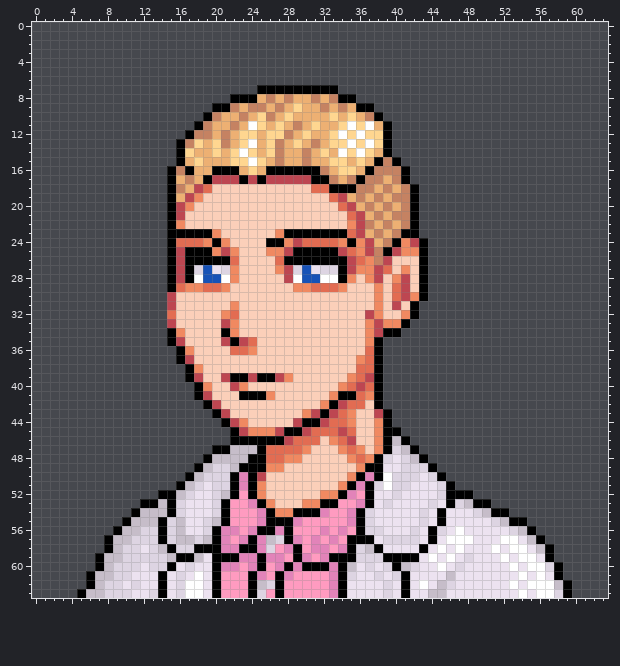
A pixel-art sprite gets an edit: graphics/field_mugshots/people/thomas/normal.png. The picture above was drawn from the file before the commit.
The file is 64x64 pixels.
Once edited:
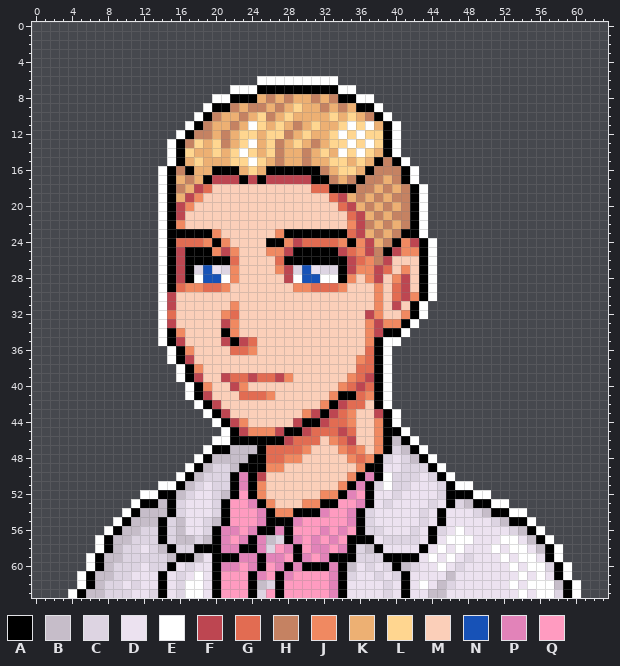
Palette (. is transparent): A #000000  B #c6bdc9  C #ddd4e2  D #ece2f0  E #ffffff  F #bd4651  G #e26c52  H #c58262  J #f08961  K #edb073  L #ffd690  M #fbcfb9  N #1752b7  P #e283b9  Q #ff9bc0
Change:
Changed rows in their new state; - is an unchanged pixel.
first column x 4:
 6 ---------------------EEEEEEEEE---------------------------
 7 ------------------EEE---------EE-------------------------
 8 ----------------EE--------------EE-----------------------
 9 ---------------E------------------E----------------------
10 --------------E--------------------E---------------------
11 -------------E----------------------E--------------------
12 ------------E-----------------------E--------------------
13 -----------E------------------------E--------------------
14 -----------E------------------------E--------------------
15 -----------E-------------------------E-------------------
16 ----------E---------------------------E------------------
17 ----------E---------------------------E------------------
18 ----------E----------------------------E-----------------
19 ----------E----------------------------E-----------------
20 ----------E----------------------------E-----------------
21 ----------E----------------------------E-----------------
22 ----------E----------------------------E-----------------
23 ----------E----------------------------E-----------------
24 ----------E-----------------------------E----------------
25 ----------E-----------------------------E----------------
26 ----------E-----------------------------E----------------
27 ----------E-----------------------------E----------------
28 ----------E-----------------------------E----------------
29 ----------E-----------------------------E----------------
30 ----------E-----------------------------E----------------
31 ----------E----------------------------E-----------------
32 ----------E----------------------------E-----------------
33 ----------E---------------------------E------------------
34 ----------E--------------------------E-------------------
35 ----------E------------------------EE--------------------
36 -----------E-----------------------E---------------------
37 -----------E-----------------------E---------------------
38 ------------E----------------------E---------------------
39 ------------E-----GG-GG------------E---------------------
40 -------------E---------------------E---------------------
41 -------------E-----GGG-------------E---------------------
42 --------------E--------------------E---------------------
43 ---------------E--------------------E--------------------
44 ----------------E-------------------E--------------------
45 -----------------E-------------------E-------------------
46 ----------------EE--------------------E------------------
47 ---------------E-----------------------E-----------------
48 --------------E-------------------------E----------------
49 -------------E---------------------------E---------------
50 ------------E-----------------------------E--------------
51 ----------EE-------------------------------EE------------
52 --------EE-----------------------------------EE----------
53 -------E---------------------------------------EE--------
54 ------E------------------------------------------EE------
55 -----E---------------------------------------------E-----
56 ----E-----------------------------------------------E----
57 ---E-------------------------------------------------E---
58 ---E--------------------------------------------------E--
59 --E---------------------------------------------------E--
60 --E----------------------------------------------------E-
61 -E-----------------------------------------------------E-
62 -E------------------------------------------------------E
63 E-------------------------------------------------------E
Changed places in both pictures, as pixel boxes (x1, y1, x2, y2):
changed: (68, 76, 581, 598)
